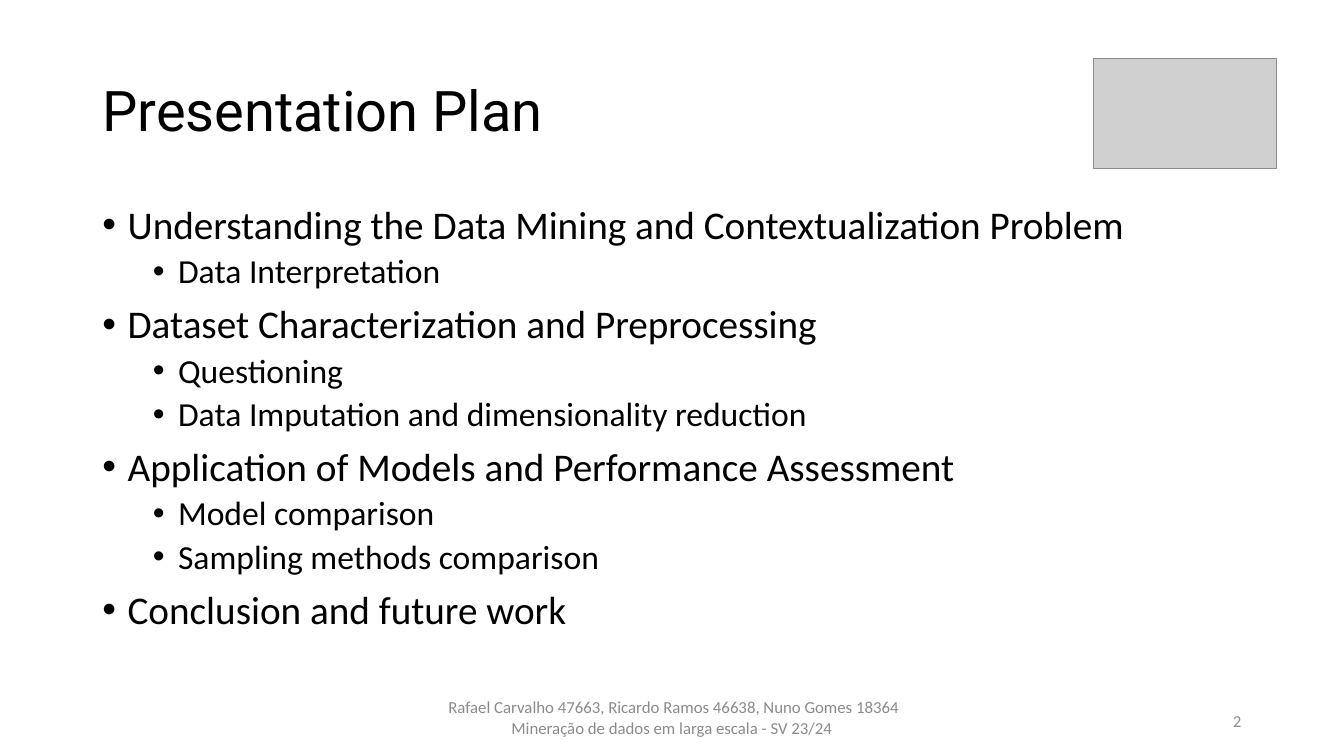
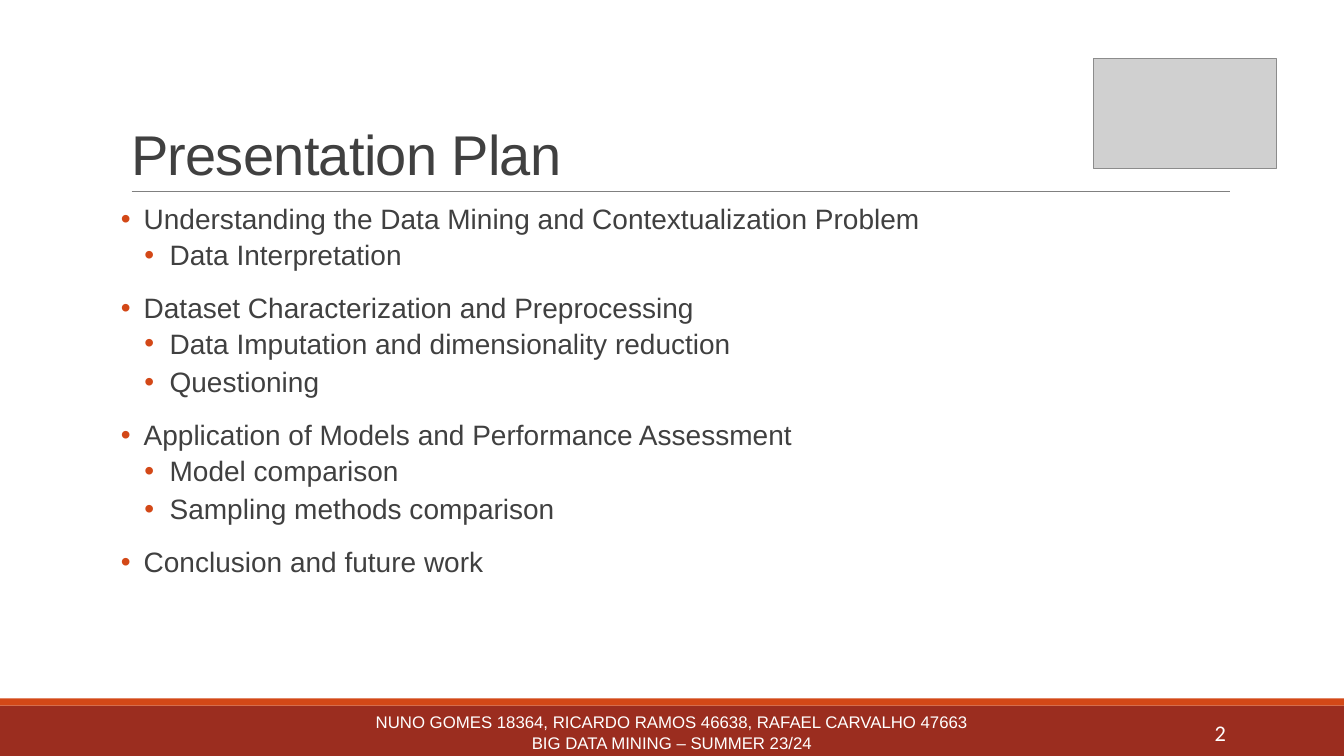
Before and after one commit to rcarvalho16/MDLE-23-24, a slide deck: slide 2 of Trabalho_Pratico/Powerpoint_vRafael.pptx. Drawn at 1344x756 pixels with LibreOffice and Linux fonts; fonts in the diff are those of the drawing; grey boxes stand for pictures. Boxes give left, top, right and bottom in pixels: in the first picture for what was removed or moved away, otherwise in the second. Text is boxed around its words. In the diff, an @@ line names an element or a change of style, - is before the commit and + after.

```diff
--- a/Trabalho_Pratico/Powerpoint_vRafael.pptx
+++ b/Trabalho_Pratico/Powerpoint_vRafael.pptx
@@ title "Presentation Plan": place and size @@
-title "Presentation Plan" at bbox=[102, 89, 543, 132]
+title "Presentation Plan" at bbox=[131, 134, 561, 176]
@@ title "Presentation Plan" at bbox=[131, 134, 561, 176]: font Roboto to Arial, text colour #000000 to #404040, letter spacing 0 to -0.5 pt; line spacing 0.9 to 0.85; vertical alignment middle to bottom @@
@@ text "Understanding the Data Mining and ...": place and size @@
-text "Understanding the Data Mining and ..." at bbox=[128, 211, 1124, 625]
+text "Understanding the Data Mining and ..." at bbox=[144, 208, 919, 573]
@@ line added from (132, 192) to (1231, 192), #808080 0.5 pt @@
@@ text at bbox=[144, 208, 919, 573]: size 28 to 20 pt in "Understanding the Data Mining and Contextualization Problem", "Dataset Characterization and Preprocessing", "Application of Models and Performance Assessment", "Conclusion and future work"; font Calibri to Arial, text colour #000000 to #404040 in "Understanding the Data Mining and Contextualization Problem", "Data Interpretation", "Dataset Characterization and Preprocessing", "Questioning" and 4 more places; size 24 to 20 pt in "Data Interpretation", "Questioning", "Model comparison", "Sampling methods comparison"; indent changed; more space between paragraphs @@
@@ text at bbox=[170, 333, 730, 359]: paragraph added @@
+  • Data Imputation and dimensionality reduction
@@ text at bbox=[178, 402, 806, 432]: paragraph removed @@
-  • Data Imputation and dimensionality reduction
@@ rectangle added at bbox=[0, 706, 1344, 756], fill #9B2D1F @@
@@ rectangle added at bbox=[0, 699, 1344, 706], fill #D34817 @@
@@ text at bbox=[376, 716, 968, 749]: text changed; font Calibri to Arial; text colour #8C8C8C to #FFFFFF @@
-Rafael Carvalho 47663, Ricardo Ramos 46638, Nuno Gomes 18364 Mineração de dados em larga escala - SV 23/24
+NUNO GOMES 18364, RICARDO RAMOS 46638, RAFAEL CARVALHO 47663
+BIG DATA MINING – SUMMER 23/24
@@ page number: place and size @@
-page number at bbox=[1233, 716, 1241, 727]
+page number at bbox=[1215, 726, 1226, 741]
@@ page number at bbox=[1215, 726, 1226, 741]: size 12 to 16 pt, text colour #8C8C8C to #FFFFFF @@
```
Also in this commit, not shown: 8 other slides changed.
